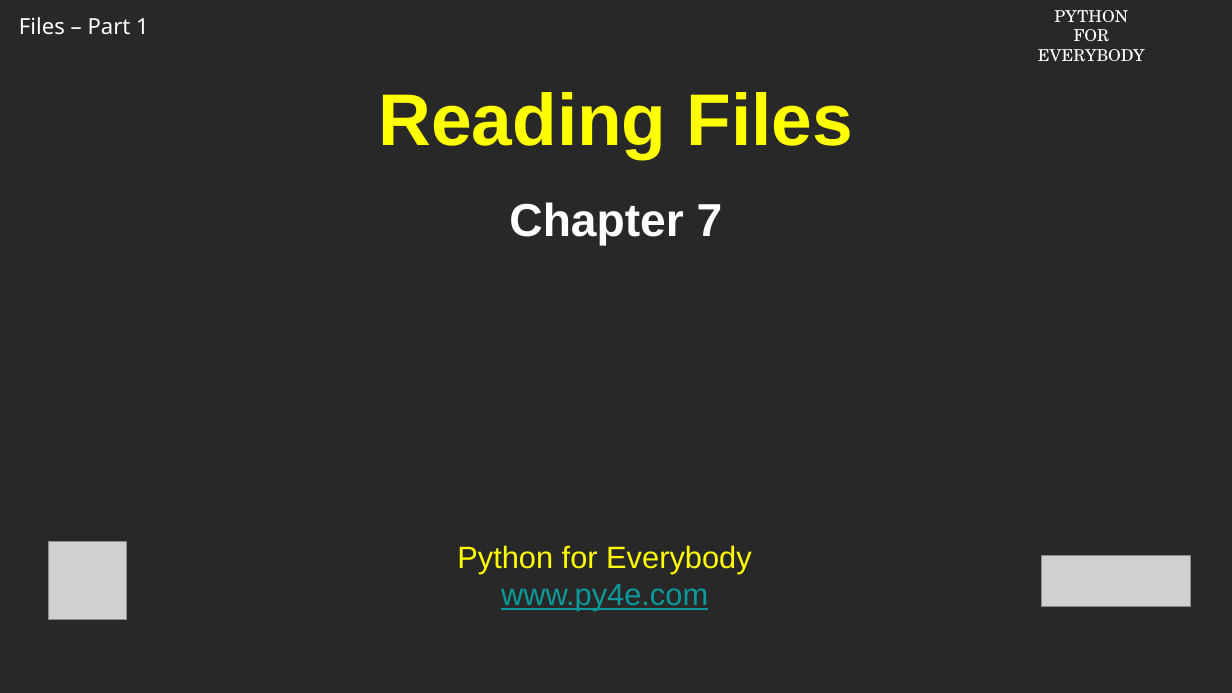
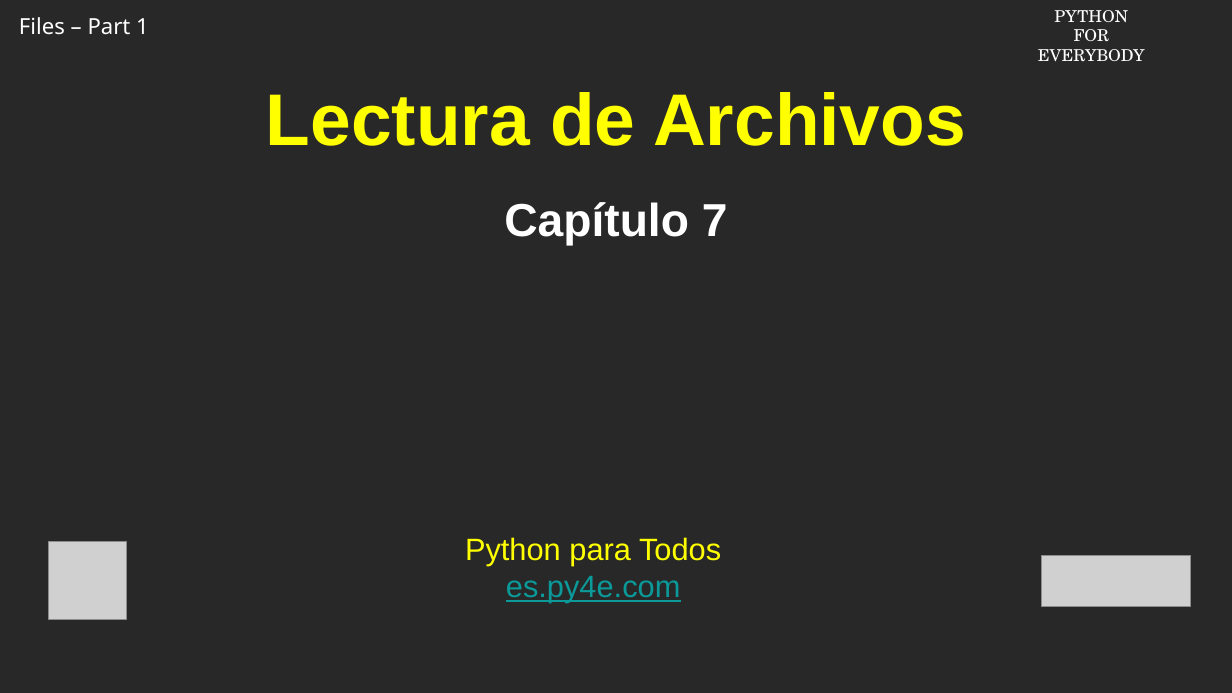
Before and after one commit to csev/py4e, a slide deck: slide 1 of ai/7.1.pptx. Drawn at 1232x693 pixels with LibreOffice and Linux fonts; fonts in the diff are those of the drawing; grey boxes stand for pictures; background and template pictures are left out. Boxes give left, top, right and bottom in pixels: in the first picture for what was removed or moved away, otherwise in the second. Text is boxed around its words. In the diff, an @@ line names an element or a change of style, - is before the commit and + after.

```diff
--- a/ai/7.1.pptx
+++ b/ai/7.1.pptx
@@ title at (266, 92, 966, 146): text changed @@
-Reading Files
+Lectura de Archivos
@@ text at (504, 202, 728, 246): text changed @@
-Chapter 7
+Capítulo 7
@@ text at (465, 537, 721, 603): text changed @@
-Python for Everybody
-www.py4e.com
+Python para Todos
+es.py4e.com
```
Also in this commit, not shown: 10 other slides changed, 1 slide added, 1 slide removed.
